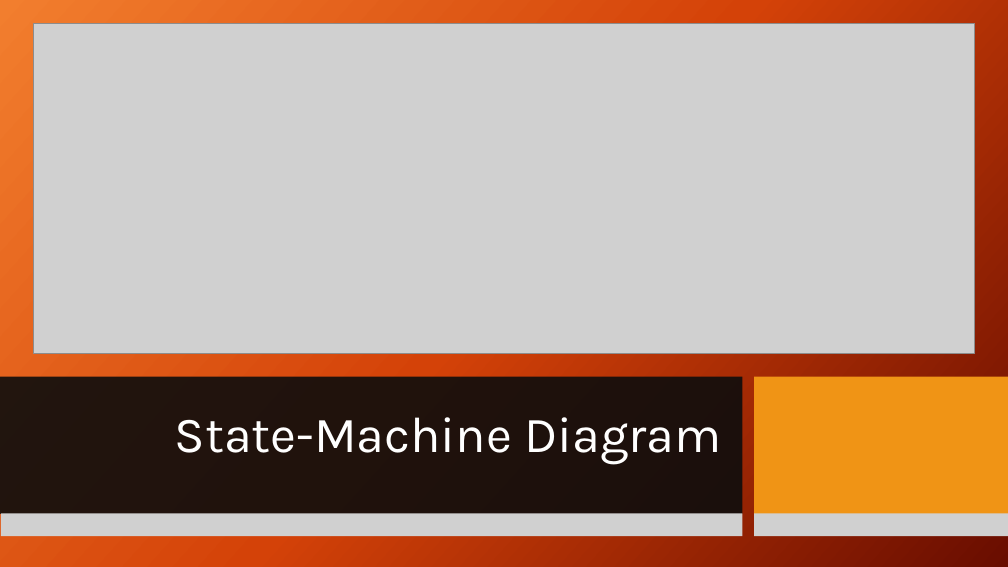
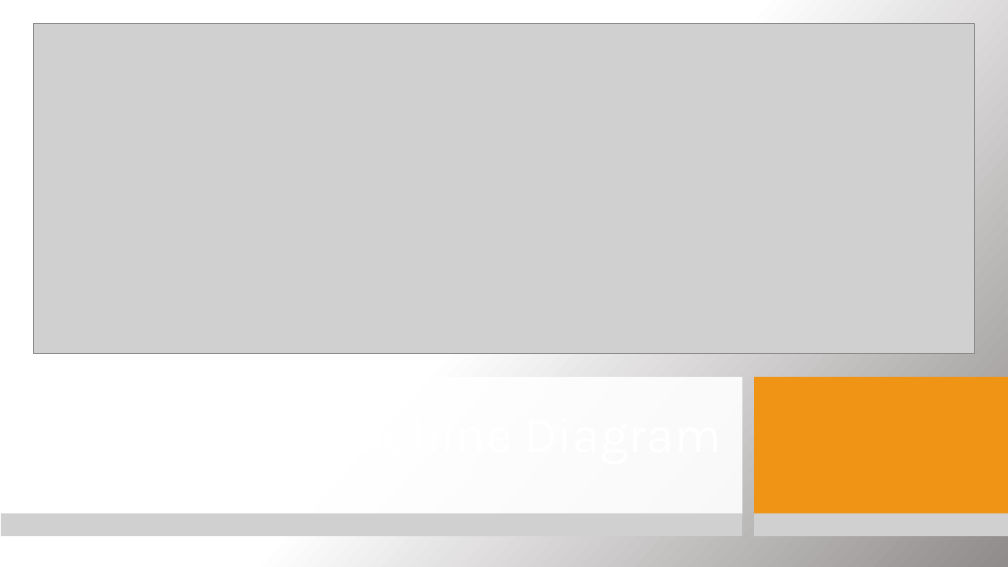
Before and after one commit to roee030/Event_planner, a slide deck: slide 16 of Event Planner.pptx (slide 13 before the commit). Drawn at 1008x567 pixels with LibreOffice and Linux fonts; fonts in the diff are those of the drawing; grey boxes stand for pictures; background and template pictures are left out; a plain dark background stands for a picture behind light text. Boxes give left, top, right and bottom in pixels: in the first picture for what was removed or moved away, otherwise in the second. Text is boxed around its words. In the diff, an @@ line names an element or a change of style, - is before the commit and + after.

```diff
--- a/Event Planner.pptx
+++ b/Event Planner.pptx
@@ rectangle at <box>0,0,1008,567</box>: fill gradient #F18031 to #D54209 to #6A0D00 to gradient #FFFFFF to #918D8D @@
@@ rectangle at <box>0,214,741,352</box>: fill #262626 to #FFFFFF @@
@@ rectangle at <box>0,377,743,514</box>: fill #0D0D0D at 90% opacity to #FFFFFF at 90% opacity @@
```
Also in this commit, not shown: 11 other slides changed, 3 slides added, 1 slide removed.
